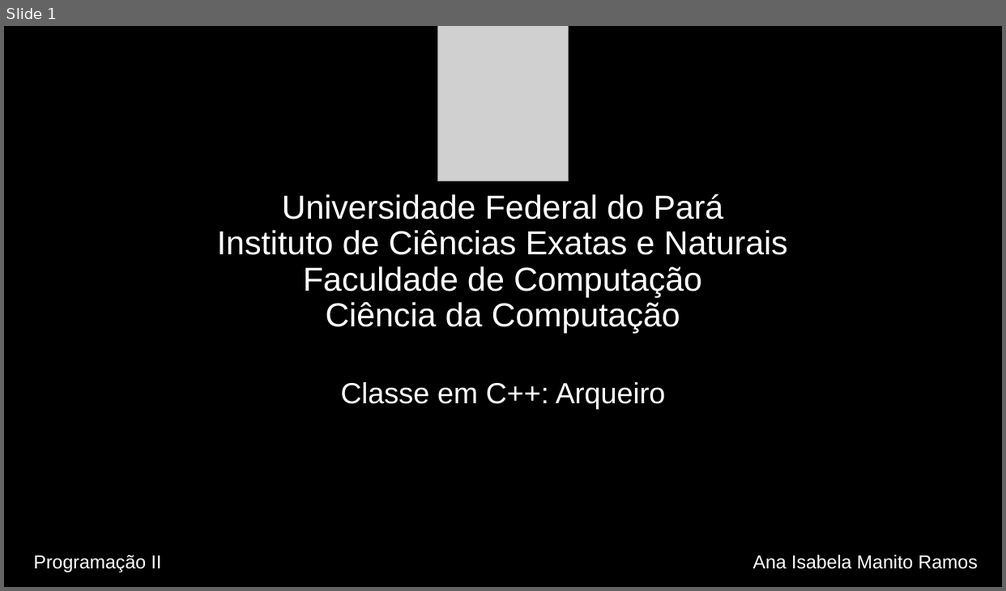
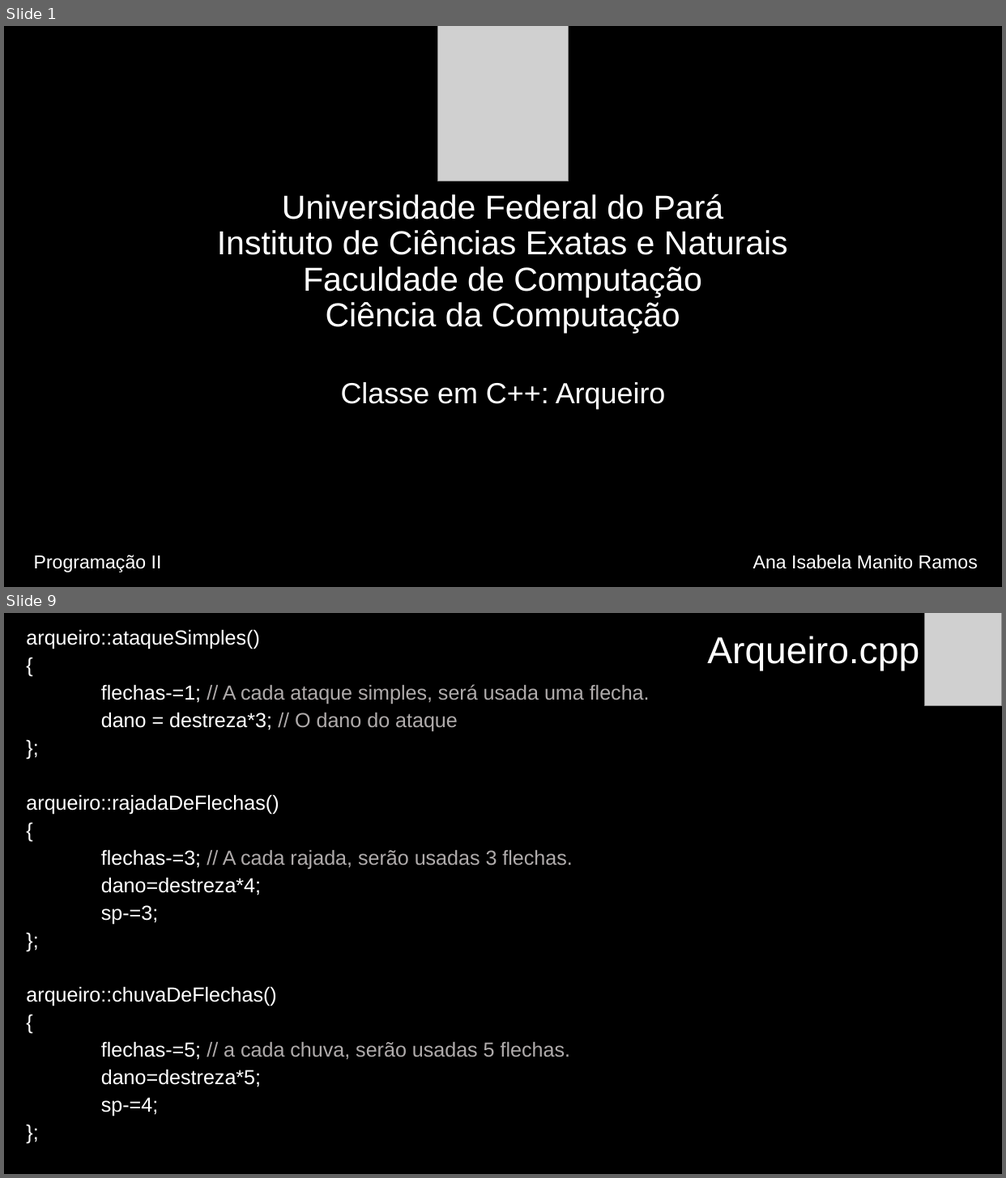
Before and after one commit to anaisabelamr/Arqueiro, a slide deck: Arqueiro/Arqueiro.pptx. Shown one above the other, each under a label of ours: slide 1 before the commit, slides 1 and 9 after it; the slides between them are not shown. The pictures are 1006x591 and 1006x1178 pixels, drawn with LibreOffice and Linux fonts; fonts in the diff are those of the drawing; grey boxes stand for pictures. Boxes give left, top, right and bottom in pixels: in the first picture for what was removed or moved away, otherwise in the second. Text is boxed around its words. In the diff, an @@ line names an element or a change of style, - is before the commit and + after.

```diff
--- a/Arqueiro/Arqueiro.pptx
+++ b/Arqueiro/Arqueiro.pptx
@@ slide 9 added at box(4, 613, 1002, 1174), background #000000 @@
@@ text added at box(26, 629, 650, 1117), 19.6 pt, text #FFFFFF @@
+arqueiro::ataqueSimples()
+{
+flechas-=1; // A cada ataque simples, será usada uma flecha.
+dano = destreza*3; // O dano do ataque
+};
+arqueiro::rajadaDeFlechas()
+{
+flechas-=3; // A cada rajada, serão usadas 3 flechas.
+dano=destreza*4;
+sp-=3;
+};
+arqueiro::chuvaDeFlechas()
+{
+flechas-=5; // a cada chuva, serão usadas 5 flechas.
+dano=destreza*5;
+sp-=4;
+};
@@ title added at box(707, 636, 919, 671), 36 pt, text #FFFFFF @@
+Arqueiro.cpp
@@ picture added at box(925, 613, 1002, 706) @@
```
Also in this commit, not shown: 5 slides changed, 5 other slides added, 14 other files.
